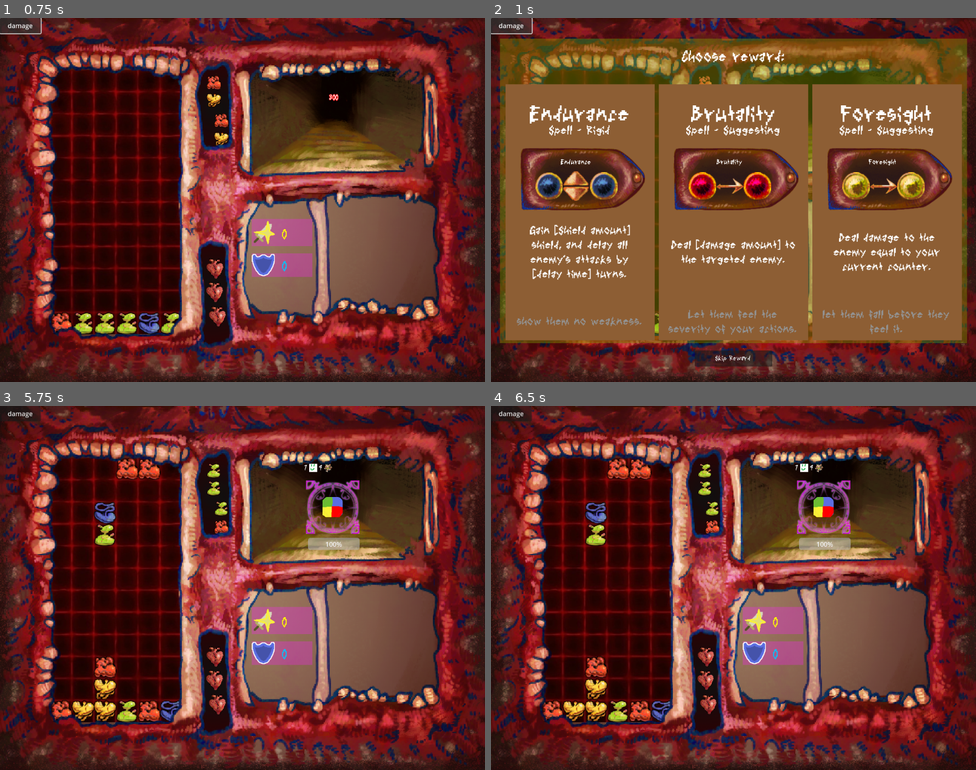
Above: before the commit, frames 1-4 (two rows, left to right).
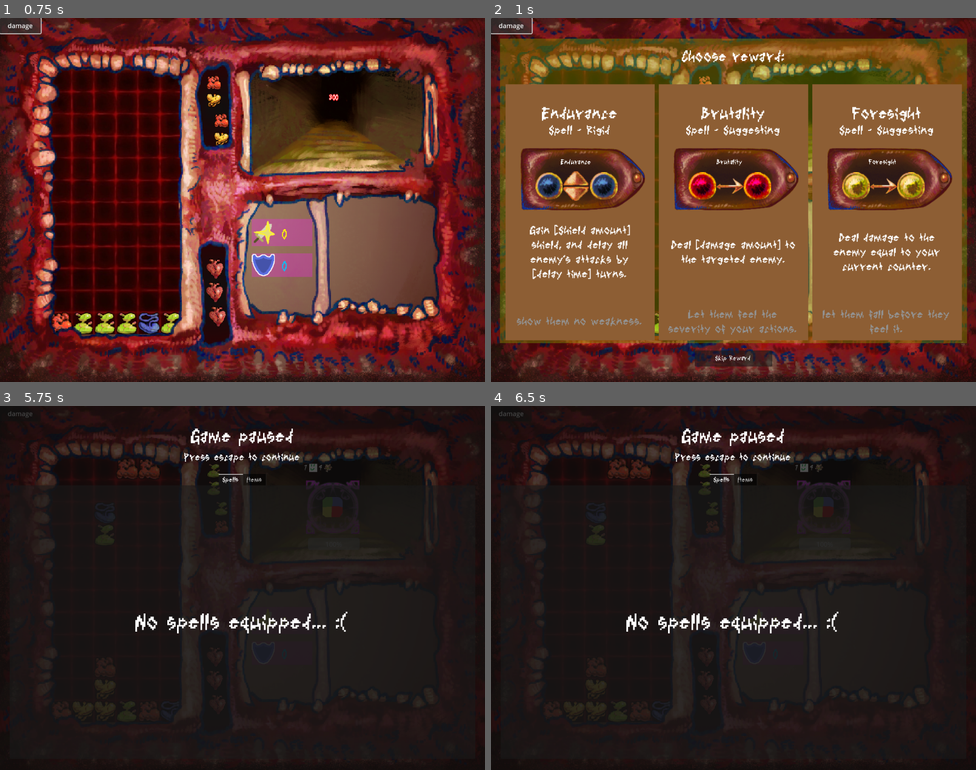
Above: after the commit, the same moments.

Repository: MarGamaDev/PuyoPuyoLike
Game: Godot game, scene res://Scenes/combat.tscn
Same seed, same stepped clock (60 frames per second), same inputs: the game is played once before the commit and once after it. The engine's default icon, where the game draws it, is replaced by a stand-in: a white triangle on a blue panel in a dark square.
Inputs (mouse positions are in pixels of both pictures, inside the frame that each line leads up to):
- Up to frame 1 (0.75 s): click "damage" at 0.5 s
- Up to frame 2 (1 s): no input
- Up to frame 3 (5.75 s): click "Skip Reward" at 1.25 s; tap Enter at 2, 4.25 s; move the mouse to (349, 569) at 2.02 s; hold D (puyo_right) 2.03-2.78 s; tap 1 (TESTING_player_spawn) at 2.1, 4.35 s; tap Space at 2.75, 5 s; move the mouse to (145, 606) at 2.77 s; hold S (puyo_down) 2.78-3.53 s; tap J (puyo_rotate) at 2.85, 5.1 s; move the mouse to (291, 507) at 3.52 s; hold D (puyo_right) 3.53-5.03 s; tap Shift (switch_target) at 3.6 s; move the mouse to (218, 660) at 4.27 s; move the mouse to (388, 642) at 5.02 s; hold A (puyo_left) from 5.03 s (still down); tap Escape (toggle_pause, bound only after the commit) at 5.65 s
- Up to frame 4 (6.5 s): keep holding A (puyo_left); move the mouse to (588, 533) at 5.77 s; tap Shift (switch_target) at 5.85 s

Frame 1 is identical in both runs. In frame 2, 1.2% of the frame differs, in the area x 8-91%, y 24-30%; in frame 3, 85%, in the area x 0-100%, y 0-100%; in frame 4, 85%.

Commit message:
added pause functionality with menu and spells screen

Diff:
--- a/Scenes/RewardScreen/reward_choice.tscn
+++ b/Scenes/RewardScreen/reward_choice.tscn
@@ -227,13 +227,13 @@
 [node name="RewardNameLabel" type="RichTextLabel" parent="."]
 layout_mode = 1
 anchors_preset = -1
-anchor_left = 0.1
-anchor_top = 0.08
-anchor_right = 0.9
+anchor_left = 0.04
+anchor_top = 0.077
+anchor_right = 0.96
 anchor_bottom = 0.148
 grow_horizontal = 2
 grow_vertical = 2
-theme_override_font_sizes/normal_font_size = 66
+theme_override_font_sizes/normal_font_size = 50
 text = "Item name"
 fit_content = true
 horizontal_alignment = 1
--- a/Scenes/combat.tscn
+++ b/Scenes/combat.tscn
@@ -20,6 +20,7 @@
 [ext_resource type="Script" uid="uid://dvlv4xl60gxig" path="res://Scripts/audio/sound_manager.gd" id="19_5kjvk"]
 [ext_resource type="PackedScene" uid="uid://bu3friywynij8" path="res://Scenes/animations and audio stuff/polyphonic_audio_player.tscn" id="19_ley77"]
 [ext_resource type="Resource" uid="uid://bdhafmfgutg4q" path="res://Resources/AudioLibraries/music_library.tres" id="20_tmuf1"]
+[ext_resource type="PackedScene" uid="uid://c2aqaph0fpnb1" path="res://Scenes/pause_manager.tscn" id="21_5kjvk"]
 
 [node name="Combat" type="Node2D"]
 script = ExtResource("1_4ln8h")
@@ -126,11 +127,15 @@
 [node name="MusicPlayer" parent="SoundManager" instance=ExtResource("19_ley77")]
 audio_library = ExtResource("20_tmuf1")
 
+[node name="PauseManager" parent="." node_paths=PackedStringArray("spell_manager") instance=ExtResource("21_5kjvk")]
+spell_manager = NodePath("../SpellManager")
+
 [connection signal="on_combat_started" from="." to="PuyoManager" method="reset_game"]
 [connection signal="on_combat_started" from="." to="EncounterManager" method="load_next_encounter"]
 [connection signal="on_counter_gained" from="." to="Player" method="add_counter"]
 [connection signal="on_encounter_finished" from="." to="EncounterManager" method="check_for_rest_stop"]
 [connection signal="on_enemy_attack" from="." to="Player" method="receive_attack"]
+[connection signal="on_game_paused" from="." to="PauseManager" method="on_game_paused"]
 [connection signal="on_player_turn_taken" from="." to="SpellManager" method="on_player_turn_taken_spell_reset"]
 [connection signal="on_shield_gained" from="." to="Player" method="add_shield"]
 [connection signal="block_popped" from="PuyoManager" to="CombatEffectsManager" method="create_player_attack_effect"]
--- /dev/null
+++ b/Scenes/pause_manager.tscn
@@ -0,0 +1,98 @@
+[gd_scene load_steps=3 format=3 uid="uid://c2aqaph0fpnb1"]
+
+[ext_resource type="Script" uid="uid://d34dm1fnjrjww" path="res://Scripts/pause_manager.gd" id="1_s3tu7"]
+[ext_resource type="Theme" uid="uid://qw5wdr2jerv7" path="res://Art/text/default_font.tres" id="2_8elxi"]
+
+[node name="PauseManager" type="Node2D"]
+process_mode = 2
+z_index = 5
+script = ExtResource("1_s3tu7")
+
+[node name="PauseMenu" type="CanvasLayer" parent="."]
+layer = 3
+visible = false
+
+[node name="ColorRect" type="ColorRect" parent="PauseMenu"]
+anchors_preset = 15
+anchor_right = 1.0
+anchor_bottom = 1.0
+grow_horizontal = 2
+grow_vertical = 2
+color = Color(0.051971, 0.051971, 0.051971, 0.741176)
+
+[node name="RichTextLabel" type="RichTextLabel" parent="PauseMenu"]
+anchors_preset = -1
+anchor_top = 0.044
+anchor_right = 1.0
+anchor_bottom = 0.12
+grow_horizontal = 2
+size_flags_horizontal = 0
+theme = ExtResource("2_8elxi")
+theme_override_font_sizes/normal_font_size = 56
+text = "Game paused"
+horizontal_alignment = 1
+vertical_alignment = 1
+
+[node name="RichTextLabel2" type="RichTextLabel" parent="PauseMenu"]
+anchors_preset = -1
+anchor_top = 0.12
+anchor_right = 1.0
+anchor_bottom = 0.161
+grow_horizontal = 2
+size_flags_horizontal = 0
+theme = ExtResource("2_8elxi")
+theme_override_font_sizes/normal_font_size = 31
+text = "Press escape to continue"
+horizontal_alignment = 1
+vertical_alignment = 1
+
+[node name="PageTabs" type="TabContainer" parent="PauseMenu"]
+anchors_preset = -1
+anchor_left = 0.02
+anchor_top = 0.187
+anchor_right = 0.98
+anchor_bottom = 0.97
+theme = ExtResource("2_8elxi")
+tab_alignment = 1
+current_tab = 0
+
+[node name="Spells" type="HBoxContainer" parent="PauseMenu/PageTabs"]
+layout_mode = 2
+alignment = 1
+metadata/_tab_index = 0
+
+[node name="NoSpellsLabel" type="RichTextLabel" parent="PauseMenu/PageTabs/Spells"]
+layout_mode = 2
+size_flags_horizontal = 3
+theme_override_font_sizes/normal_font_size = 66
+text = "No spells equipped... :("
+horizontal_alignment = 1
+vertical_alignment = 1
+
+[node name="Items" type="GridContainer" parent="PauseMenu/PageTabs"]
+visible = false
+layout_mode = 2
+theme_override_constants/h_separation = 165
+theme_override_constants/v_separation = 120
+columns = 2
+metadata/_tab_index = 1
+
+[node name="ColorRect" type="ColorRect" parent="PauseMenu/PageTabs/Items"]
+layout_mode = 2
+size_flags_horizontal = 3
+size_flags_vertical = 3
+
+[node name="ColorRect2" type="ColorRect" parent="PauseMenu/PageTabs/Items"]
+layout_mode = 2
+size_flags_horizontal = 3
+size_flags_vertical = 3
+
+[node name="ColorRect3" type="ColorRect" parent="PauseMenu/PageTabs/Items"]
+layout_mode = 2
+size_flags_horizontal = 3
+size_flags_vertical = 3
+
+[node name="ColorRect4" type="ColorRect" parent="PauseMenu/PageTabs/Items"]
+layout_mode = 2
+size_flags_horizontal = 3
+size_flags_vertical = 3
--- a/Scripts/Combat/combat_manager.gd
+++ b/Scripts/Combat/combat_manager.gd
@@ -16,6 +16,7 @@
 signal on_player_life_lost()
 signal on_encounter_finished()
 signal on_delay_enemy_attack(delay_turns : int)
+signal on_game_paused()
 
 @export var puyo_values: PuyoValueData
 
@@ -33,6 +34,10 @@
 		var index = enemies.find(selected_enemy) + 1
 		index %= enemies.size()
 		select_enemy(index);
+
+	if Input.is_action_just_pressed("toggle_pause"):
+		on_game_paused.emit()
+		get_tree().paused = true
 
 func process_player_attack(attack : PlayerAttack) -> void:
 	var value: int = puyo_values.get_base_value(attack.type) * attack.size
--- /dev/null
+++ b/Scripts/pause_manager.gd
@@ -0,0 +1,49 @@
+extends Node2D
+
+@export var spell_manager: SpellManager
+@onready var reward_choice_scene : PackedScene = preload("res://Scenes/RewardScreen/reward_choice.tscn")
+
+var pause_delay_flag = false
+
+var equipped_spell_containers : Array[RewardChoice] = []
+
+func _physics_process(_delta: float) -> void:
+
+	if Input.is_action_just_pressed("toggle_pause") and pause_delay_flag:
+		pause_delay_flag = false
+		get_tree().paused = false
+		reset_pause_screen()
+
+func on_game_paused():
+	$PauseMenu.show()
+	await get_tree().create_timer(0.05).timeout
+	print("game paused")
+	pause_delay_flag = true
+	fill_spell_screen()
+
+func fill_spell_screen():
+	if spell_manager.equipped_spells.size() == 0:
+		$PauseMenu/PageTabs/Spells/NoSpellsLabel.show()
+		return
+	else:
+		$PauseMenu/PageTabs/Spells/NoSpellsLabel.hide()
+
+	var equipped_spells : Array[SpellData] = []
+	for spell in spell_manager.equipped_spells:
+		equipped_spells.append(spell.spell_data)
+
+	for spell_data in equipped_spells:
+		var spell_reward_visual : RewardChoice = reward_choice_scene.instantiate()
+		spell_reward_visual.create_reward(Reward.create_spell_reward(spell_data))
+		spell_reward_visual.turn_off_button()
+		equipped_spell_containers.append(spell_reward_visual)
+		$PauseMenu/PageTabs/Spells.add_child(spell_reward_visual)
+		spell_reward_visual.size_flags_horizontal = Control.SIZE_EXPAND_FILL
+
+func reset_pause_screen():
+	$PauseMenu.hide()
+	for i in range(0, equipped_spell_containers.size()):
+		var spell_holder = equipped_spell_containers[i]
+		spell_holder.queue_free()
+		equipped_spell_containers[i] = null
+	equipped_spell_containers = []
--- a/Scripts/reward_choice.gd
+++ b/Scripts/reward_choice.gd
@@ -38,3 +38,7 @@
 
 func _on_button_mouse_exited() -> void:
 	$ItemImage/AnimationPlayer.play_backwards("itemHover")
+
+
+func turn_off_button():
+	$Button.hide()
--- a/Scripts/reward_screen.gd
+++ b/Scripts/reward_screen.gd
@@ -45,7 +45,6 @@
 			var new_reward_choice : RewardChoice = reward_choice_scene.instantiate()
 			new_reward_choice.connect("on_reward_chosen", on_reward_button_pressed)
 			new_reward_choice.connect("on_reward_chosen", reset_pool)
-			##will need to change this to draw on a pool
 			new_reward_choice.create_reward(i)
 			$RewardsContainer.add_child(new_reward_choice)
 			choice_containers.append(new_reward_choice)
--- a/project.godot
+++ b/project.godot
@@ -70,6 +70,11 @@
 "events": [Object(InputEventKey,"resource_local_to_scene":false,"resource_name":"","device":-1,"window_id":0,"alt_press …(195 unchanged characters)…
 ]
 }
+toggle_pause={
+"deadzone": 0.2,
+"events": [Object(InputEventKey,"resource_local_to_scene":false,"resource_name":"","device":-1,"window_id":0,"alt_pressed":false,"shift_pressed":false,"ctrl_pressed":false,"meta_pressed":false,"pressed":false,"keycode":0,"physical_keycode":4194305,"key_label":0,"unicode":0,"location":0,"echo":false,"script":null)
+]
+}
 
 [rendering]
 
Not shown: 1 places in Scenes/combat.tscn that only renumber resources
Not shown, added: Scripts/pause_manager.gd.uid
